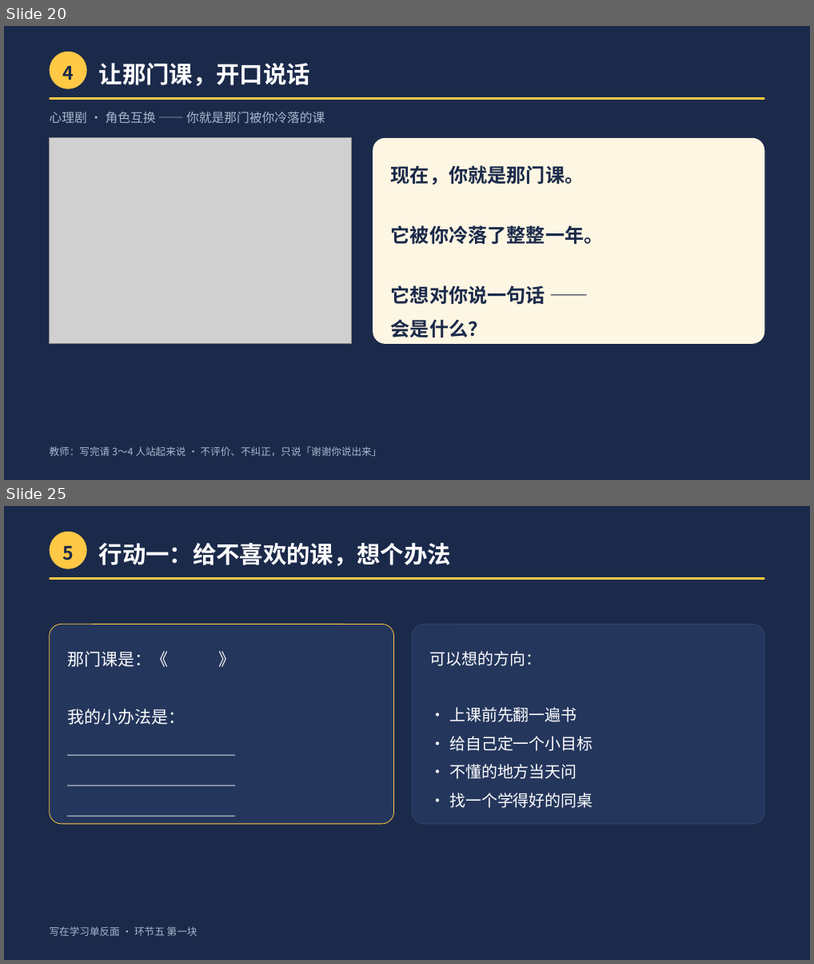
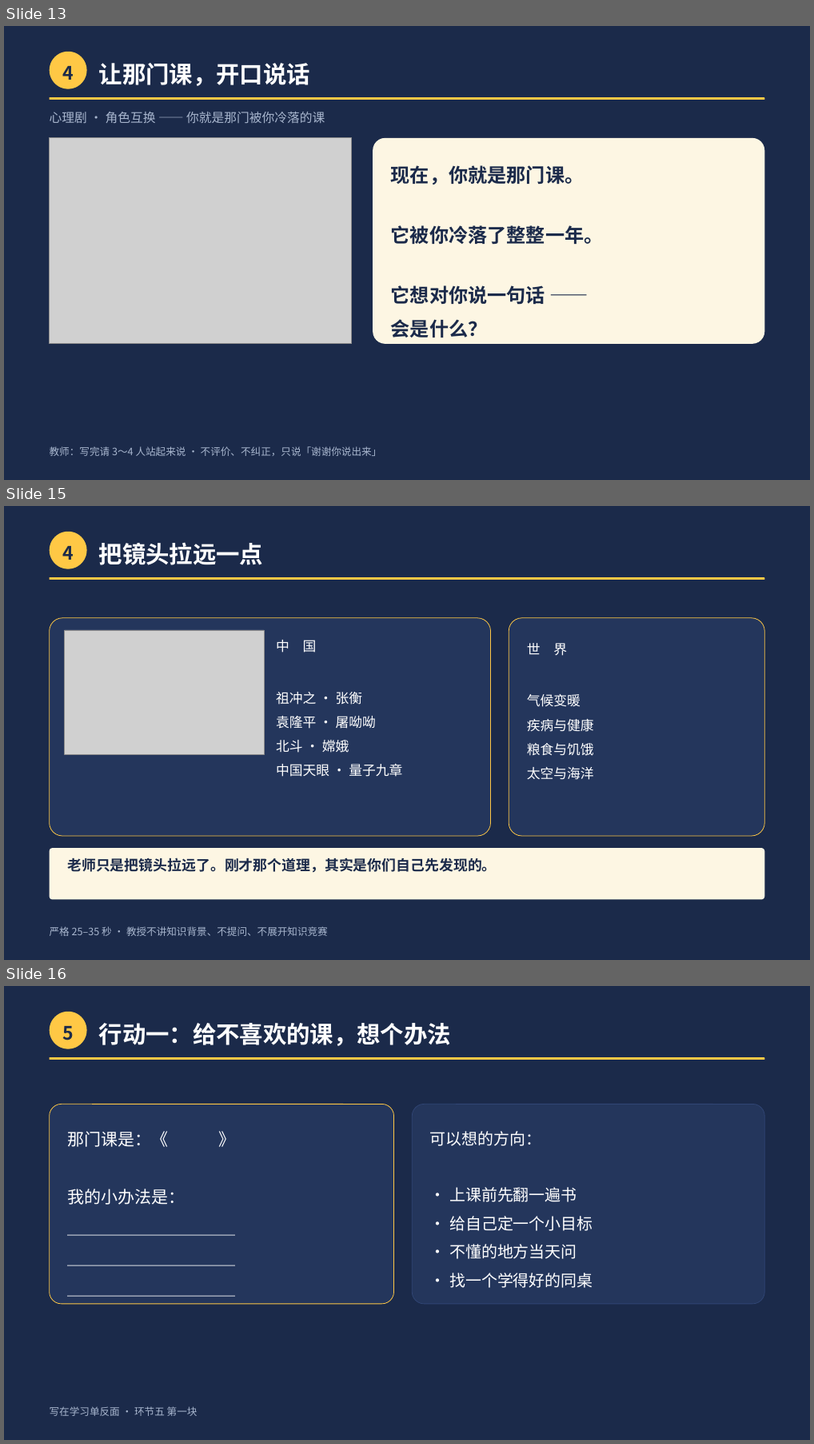
Before and after one commit to 201650545/chenzhou-ideology-competition, a slide deck: 4-要交的材料/第1课成品/第1课_课件.pptx. Shown one above the other, each under a label of ours: slides 20 and 25 before the commit, slides 13, 15 and 16 after it; the slides between them are not shown. The pictures are 814x964 and 814x1444 pixels, drawn with LibreOffice and Linux fonts; fonts in the diff are those of the drawing; grey boxes stand for pictures. Boxes give left, top, right and bottom in pixels: in the first picture for what was removed or moved away, otherwise in the second. Text is boxed around its words. In the diff, an @@ line names an element or a change of style, - is before the commit and + after.

```diff
--- a/4-要交的材料/第1课成品/第1课_课件.pptx
+++ b/4-要交的材料/第1课成品/第1课_课件.pptx
@@ slide 15 added at box(4, 506, 810, 960), background #1B2A4A @@
@@ ellipse added at box(50, 532, 87, 569), fill #FFC845 @@
@@ text added at box(62, 546, 74, 560), 22 pt, text #1B2A4A, bold @@
+4
@@ text added at box(99, 542, 264, 565), 28 pt, text #FFFFFF, bold @@
+把镜头拉远一点
@@ rounded rectangle added at box(50, 577, 765, 580), fill #FFC845 @@
@@ rounded rectangle added at box(50, 618, 491, 836), fill #24365C, outline #FFC845 0.75 pt @@
@@ rounded rectangle added at box(509, 618, 765, 836), fill #24365C, outline #FFC845 0.75 pt @@
@@ picture added at box(65, 630, 264, 754) @@
@@ text added at box(276, 640, 402, 776), 16 pt, text #FFFFFF @@
+中 国
+祖冲之 · 张衡
+袁隆平 · 屠呦呦
+北斗 · 嫦娥
+中国天眼 · 量子九章
@@ text added at box(527, 643, 594, 780), 16 pt, text #FFFFFF @@
+世 界
+气候变暖
+疾病与健康
+粮食与饥饿
+太空与海洋
@@ rounded rectangle added at box(50, 848, 765, 900), fill #FDF6E3 @@
@@ text added at box(67, 857, 496, 872), 17 pt, text #1B2A4A, bold @@
+老师只是把镜头拉远了。刚才那个道理，其实是你们自己先发现的。
@@ text added at box(50, 926, 328, 936), 12 pt, text #A8B6CE @@
+严格 25–35 秒 · 教授不讲知识背景、不提问、不展开知识竞赛
@@ what was slide 20 is now slide 13 @@
@@ what was slide 25 is now slide 16 @@
```
Also in this commit, not shown: 15 slides changed, 2 slides removed, 21 other files.
